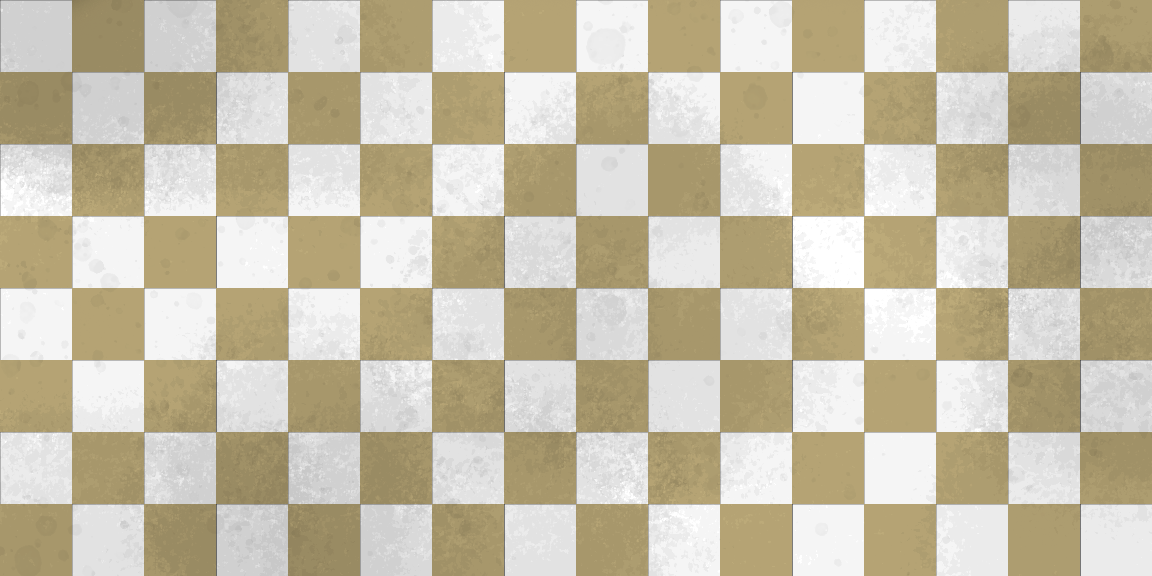
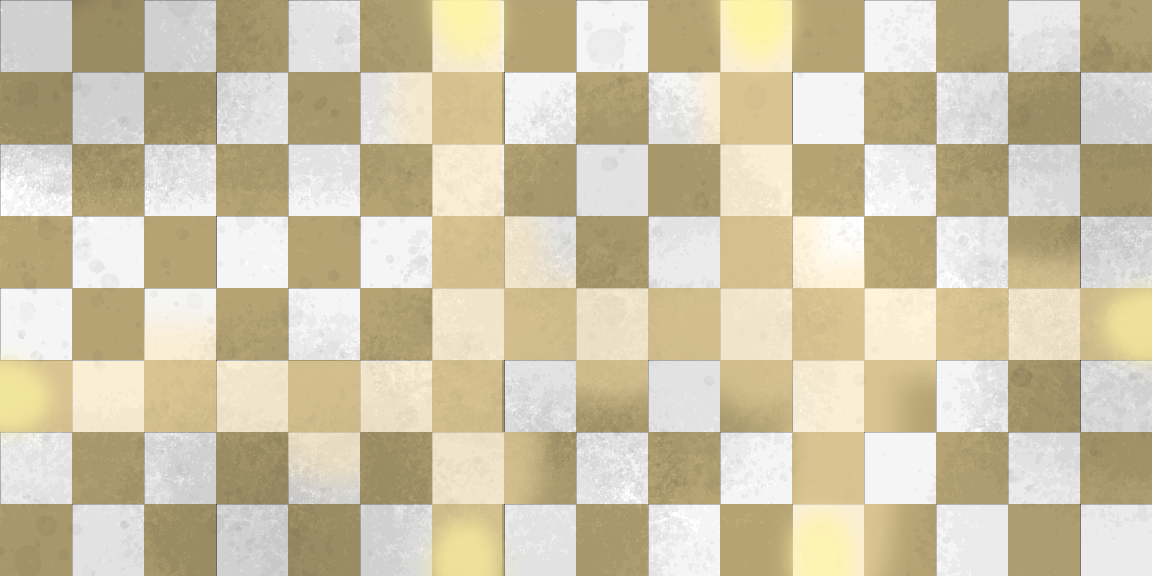
The second 1152px x 576px image is a revision of the first. Changes to its layers:
added layer "light from windows" above "light road" over box(0, 0, 1152, 576)
added layer "light road" above "stains" over box(0, 0, 1152, 576)
